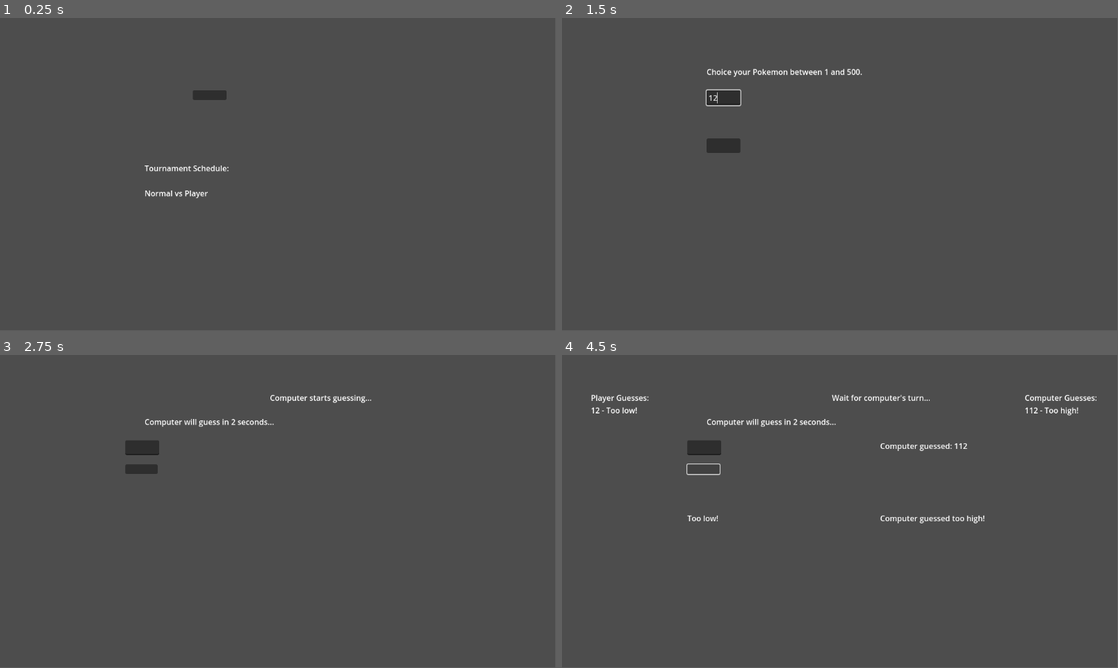
Above: before the commit, frames 1-4 (two rows, left to right).
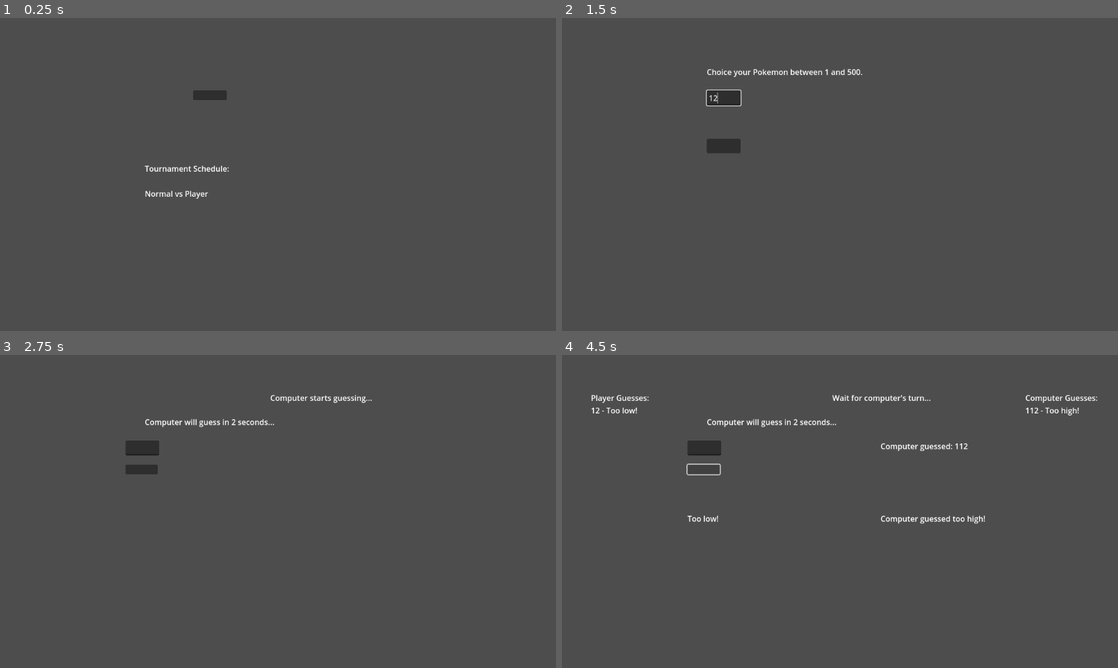
Above: after the commit, the same moments.

Repository: Quilfort/gameoff-2024
Game: Godot game, scene res://Scenes/tournament.tscn
Same seed, same stepped clock (60 frames per second), same inputs: the game is played once before the commit and once after it.
Inputs (mouse positions are in pixels of both pictures, inside the frame that each line leads up to):
- Up to frame 1 (0.25 s): no input
- Up to frame 2 (1.5 s): click (773, 96) at 0.5 s; click (723, 96) at 1.27 s; type "12" at 1.35 s
- Up to frame 3 (2.75 s): click (161, 483) at 2 s
- Up to frame 4 (4.5 s): click (706, 448) at 2.77 s; type "12" at 2.85 s; click (701, 467) at 3.5 s; click (701, 467) at 4.25 s
The window is 799x449 before the commit and 800x450 after it. Grey fills any space a smaller window leaves; there, only what the larger window draws over its background counts as a difference.

The runs differ from the first frame. In frame 1, 0.2% of the frame differs, in the area x 26-42%, y 47-58%; in frame 2, 0.3%; in frame 3, 0.4%; in frame 4, 1.1%, in the area x 5-97%, y 12-54%.

Commit message:
Update Settings

Diff:
--- a/game-off-2024/Scenes/battle_result.tscn
+++ b/game-off-2024/Scenes/battle_result.tscn
@@ -1,3 +1,11 @@
 [gd_scene format=3 uid="uid://cy76r6mgelxnk"]
 
 [node name="BattleResult" type="Node2D"]
+
+[node name="BattleResult" type="Label" parent="."]
+offset_right = 40.0
+offset_bottom = 23.0
+
+[node name="ContinueButton" type="Button" parent="."]
+offset_right = 8.0
+offset_bottom = 8.0
--- a/game-off-2024/project.godot
+++ b/game-off-2024/project.godot
@@ -10,9 +10,10 @@
 
 [application]
 
-config/name="Game Off 2024"
+config/name="Guess The Number"
 run/main_scene="res://Scenes/tournament.tscn"
 config/features=PackedStringArray("4.3", "GL Compatibility")
+boot_splash/bg_color=Color(0.229644, 0.304963, 0.129726, 1)
 config/icon="res://icon.svg"
 
 [autoload]
@@ -22,7 +23,14 @@
 ComputerData="*res://Scripts/Singleton/computer_data.gd"
 GameData="*res://Scripts/Singleton/game_data.gd"
 
+[display]
+
+window/size/window_width_override=2304
+window/size/window_height_override=1296
+window/stretch/mode="viewport"
+
 [rendering]
 
+textures/canvas_textures/default_texture_filter=0
 renderer/rendering_method="gl_compatibility"
 renderer/rendering_method.mobile="gl_compatibility"
